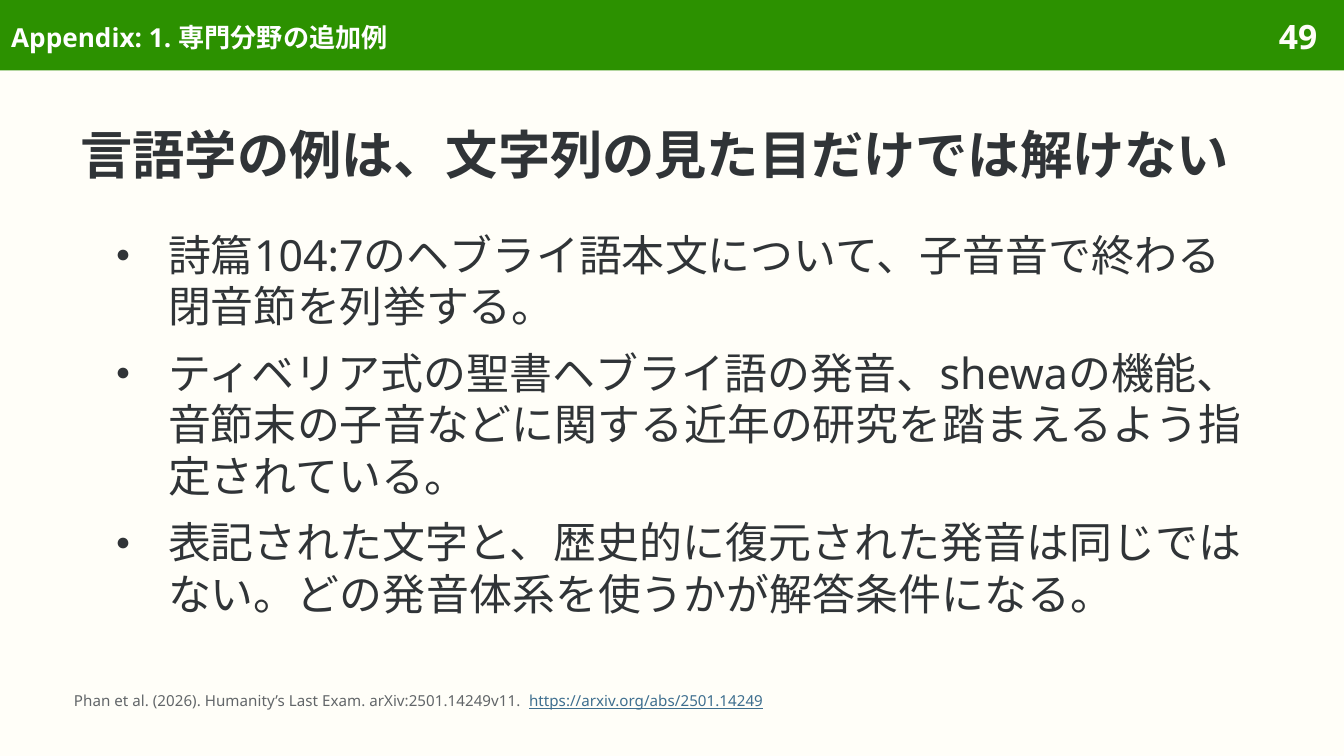
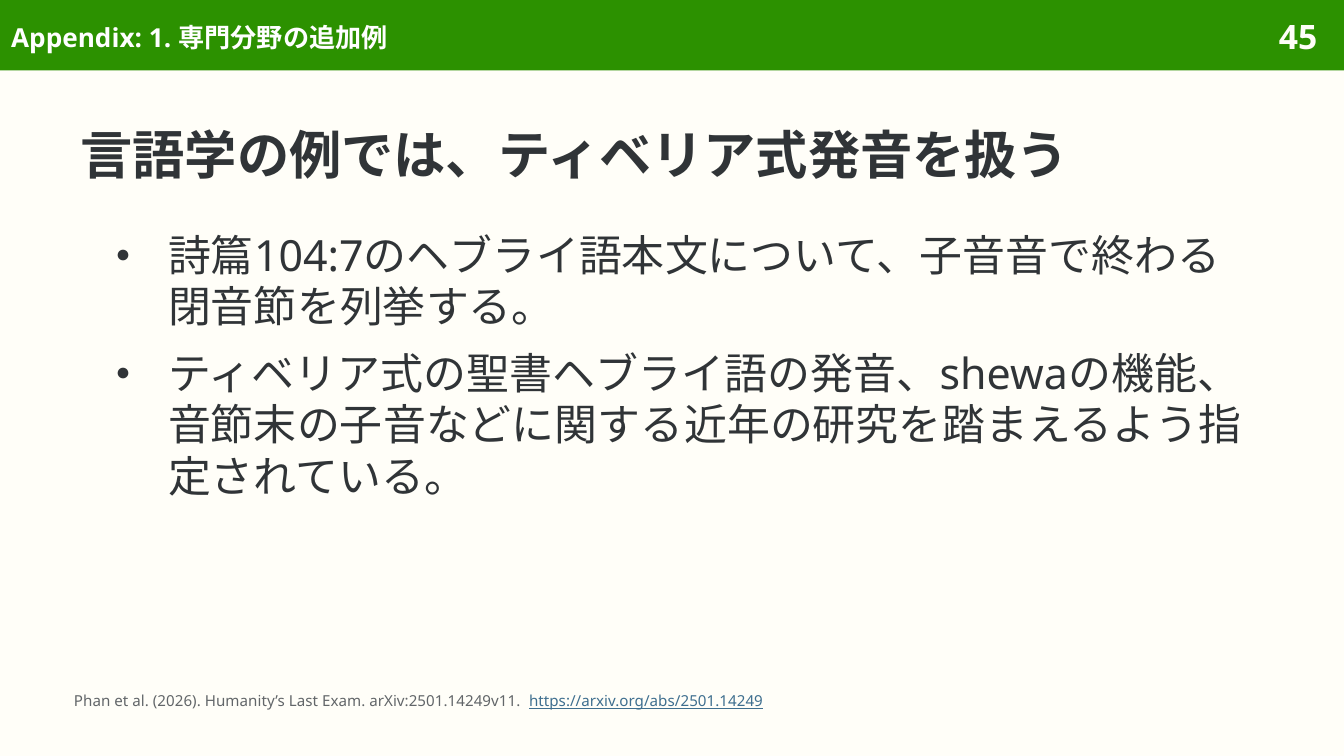
Before and after one commit to sasakiy84/datasets-in-10-minutes, a slide deck: slide 45 of slides/datasets-in-10-minutes-hle.pptx (slide 49 before the commit). Drawn at 1344x756 pixels with LibreOffice and Linux fonts; fonts in the diff are those of the drawing. Boxes give left, top, right and bottom in pixels: in the first picture for what was removed or moved away, otherwise in the second. Text is boxed around its words. In the diff, an @@ line names an element or a change of style, - is before the commit and + after.

```diff
--- a/slides/datasets-in-10-minutes-hle.pptx
+++ b/slides/datasets-in-10-minutes-hle.pptx
@@ page number at [1279,25,1317,50]: text changed @@
-49
+45
@@ title at [81,129,1070,179]: text changed @@
-言語学の例は、文字列の見た目だけでは解けない
+言語学の例では、ティベリア式発音を扱う
@@ text at [168,522,1241,614]: paragraph removed @@
-● 表記された文字と、歴史的に復元された発音は同じではない。どの発音体系を使うかが解答条件になる。
```
Also in this commit, not shown: 30 other slides changed, 8 slides removed, 4 other files.
